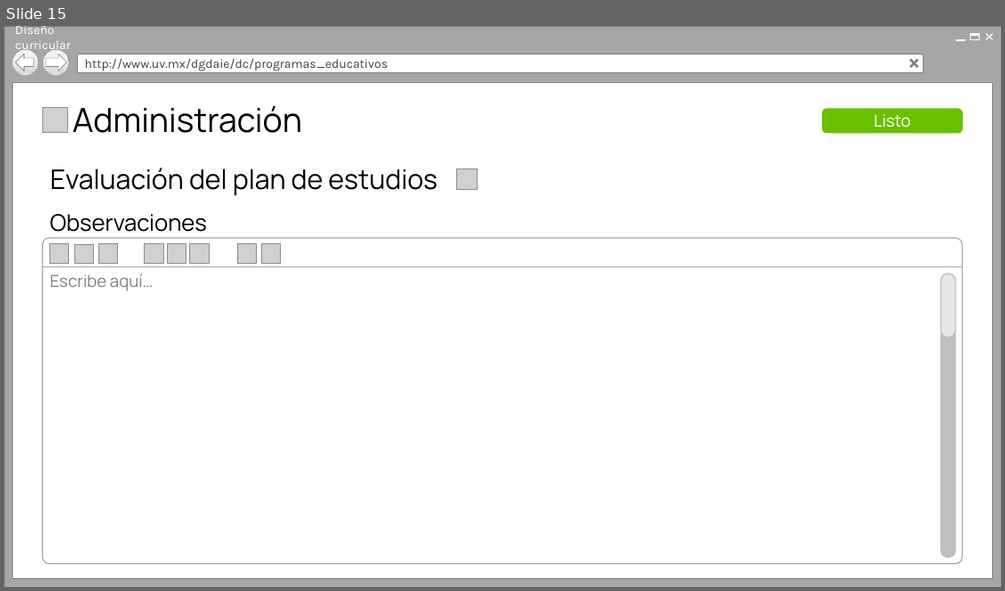
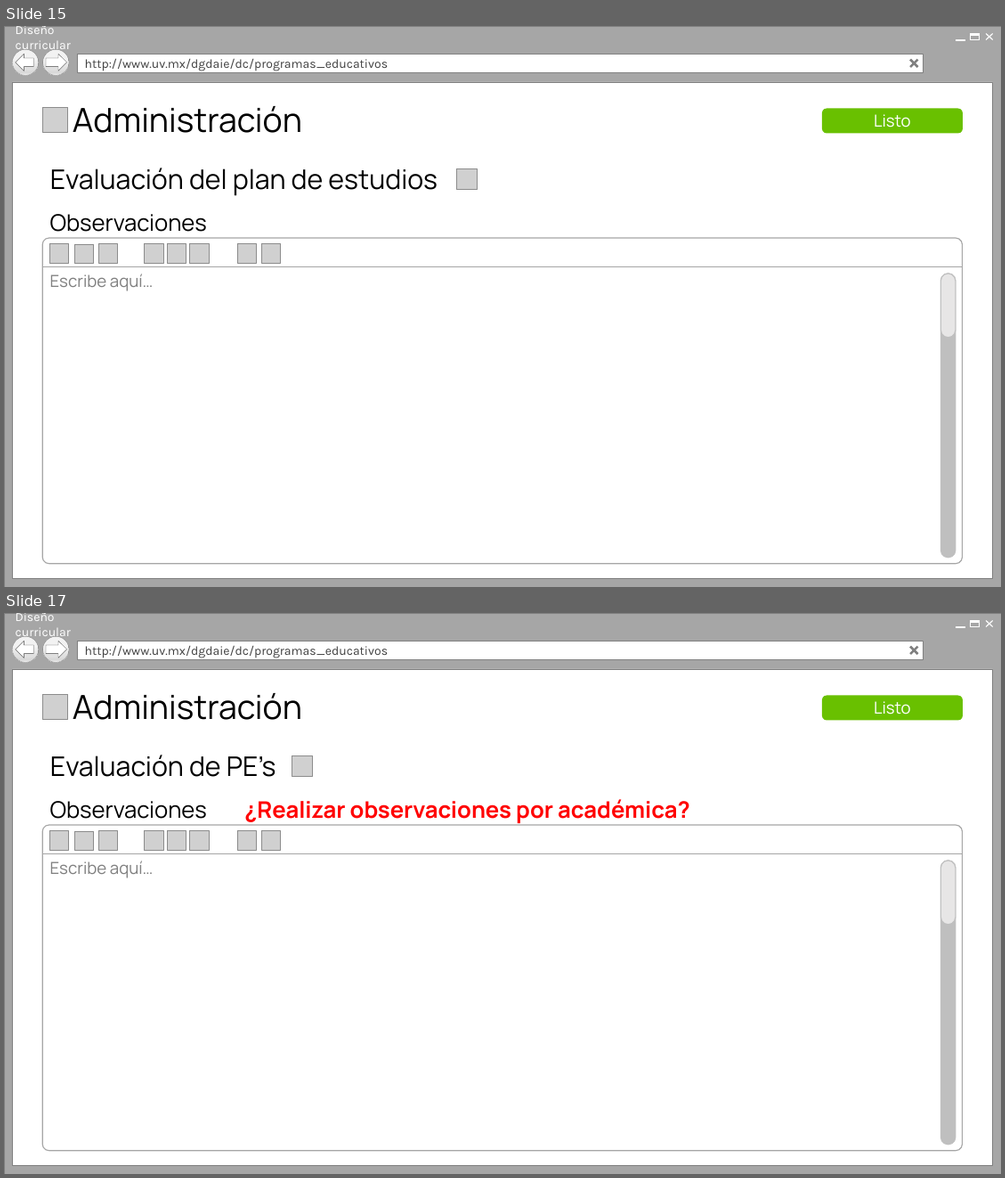
Before and after one commit to Senzho/DISENO_CURRICULAR_SS_05_2019, a slide deck: Diseño/Prototipos V2.pptx. Shown one above the other, each under a label of ours: slide 15 before the commit, slides 15 and 17 after it; the slides between them are not shown. The pictures are 1005x591 and 1005x1178 pixels, drawn with LibreOffice and Linux fonts; fonts in the diff are those of the drawing; grey boxes stand for pictures; background and template pictures are left out. Boxes give left, top, right and bottom in pixels: in the first picture for what was removed or moved away, otherwise in the second. Text is boxed around its words. In the diff, an @@ line names an element or a change of style, - is before the commit and + after.

Commit message:
Primera fase
1. Prototipos antes de diseño.
2. Casos de uso por actor de primera fase.

```diff
--- a/Diseño/Prototipos V2.pptx
+++ b/Diseño/Prototipos V2.pptx
@@ slide 17 added at (4, 613, 1001, 1174), background #FFFFFF @@
@@ group added at (4, 613, 1001, 1174): 6 rectangles, 4 lines, 2 ellipses, 1 text, 1 left arrow, 1 right arrow @@
+Diseño curricular
+http://www.uv.mx/dgdaie/dc/programas_educativos
@@ picture added at (43, 694, 68, 719) @@
@@ text added at (73, 693, 302, 720), 32 pt, text #000000 @@
+Administración
@@ rounded rectangle added at (823, 696, 963, 720), fill #69C000, outline #69C000 1 pt @@
@@ text added at (874, 701, 911, 714), 16 pt, text #FFFFFF @@
+Listo
@@ text added at (50, 755, 276, 777), 26 pt, text #000000 @@
+Evaluación de PE’s
@@ picture added at (291, 755, 313, 777) @@
@@ text added at (244, 799, 690, 823), 22 pt, text #FF0000, bold @@
+¿Realizar observaciones por académica?
@@ rounded rectangle added at (42, 825, 962, 1150), fill #FFFFFF, outline #A6A6A6 1 pt @@
@@ text added at (50, 801, 207, 819), 22 pt, text #000000 @@
+Observaciones
@@ picture added at (49, 831, 69, 850) @@
@@ picture added at (74, 831, 94, 851) @@
@@ picture added at (98, 831, 118, 850) @@
@@ picture added at (145, 831, 164, 850) @@
@@ picture added at (167, 831, 186, 850) @@
@@ picture added at (190, 831, 210, 850) @@
@@ picture added at (237, 831, 257, 850) @@
@@ picture added at (261, 831, 281, 850) @@
@@ line added from (42, 854) to (962, 854), #A6A6A6 0.5 pt @@
@@ text added at (50, 860, 154, 878), 16 pt, text #808080 @@
+Escribe aquí…
@@ rounded rectangle added at (941, 860, 956, 1144), fill #BFBFBF, outline #BFBFBF 1 pt @@
@@ rounded rectangle added at (941, 860, 956, 925), fill #E7E6E6, outline #BFBFBF 1 pt @@
```
Also in this commit, not shown: 1 slide changed, 2 other slides added, 1 other file.
